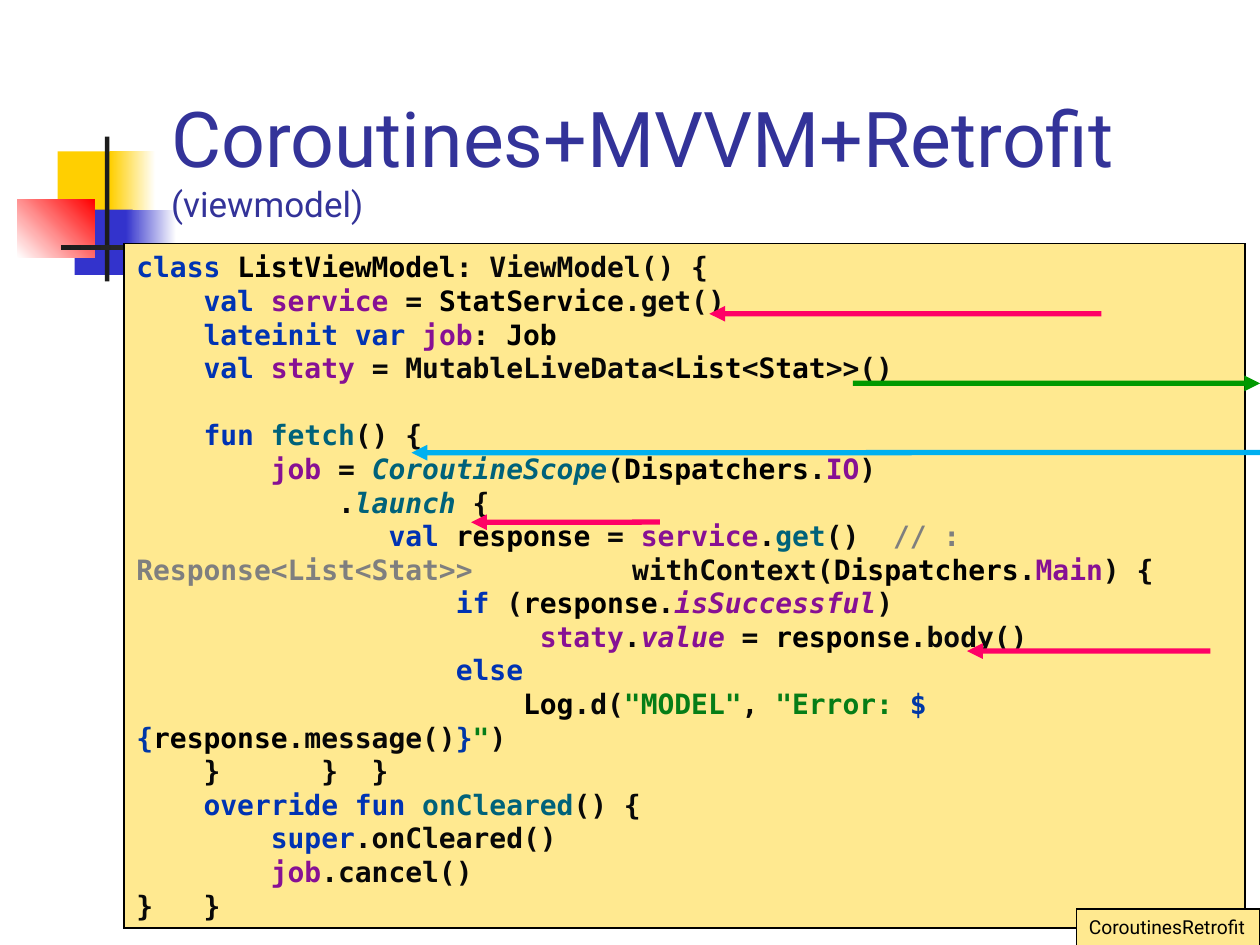
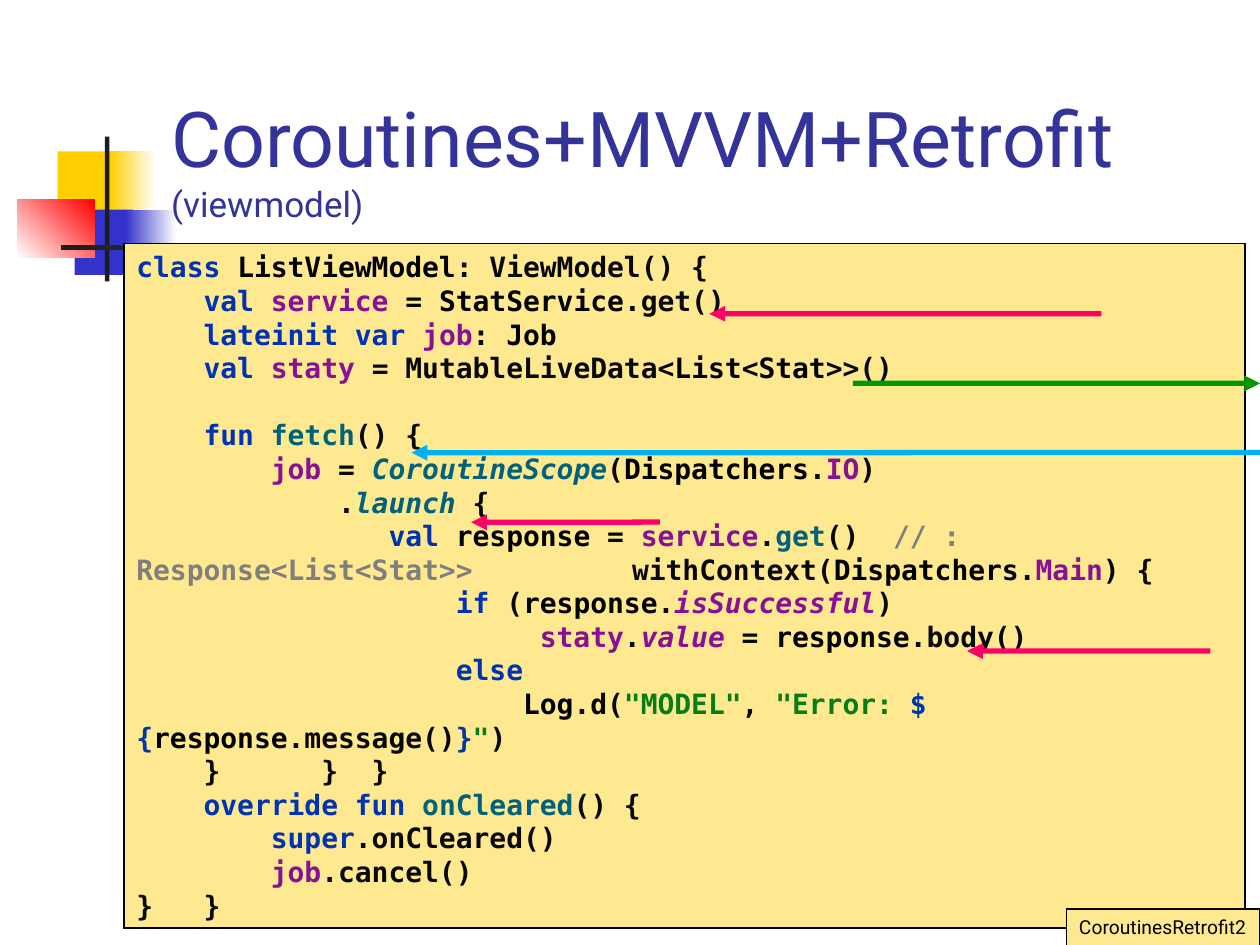
Before and after one commit to vmandro/Prednasky, a slide deck: slide 7 of 11/11_Android.ppt. Drawn at 1260x945 pixels with LibreOffice and Linux fonts; fonts in the diff are those of the drawing. Boxes give left, top, right and bottom in pixels: in the first picture for what was removed or moved away, otherwise in the second. Text is boxed around its words. In the diff, an @@ line names an element or a change of style, - is before the commit and + after.

```diff
--- a/11/11_Android.ppt
+++ b/11/11_Android.ppt
@@ rectangle "CoroutinesRetrofit2": place and size @@
-rectangle "CoroutinesRetrofit2" at bbox=[1076, 908, 1260, 945]
+rectangle "CoroutinesRetrofit2" at bbox=[1067, 908, 1260, 945]
@@ text in rectangle at bbox=[1079, 919, 1246, 935]: text changed @@
-CoroutinesRetrofit
+CoroutinesRetrofit2
```
Also in this commit, not shown: 9 other slides changed, 35 slides removed, 2 other files.
